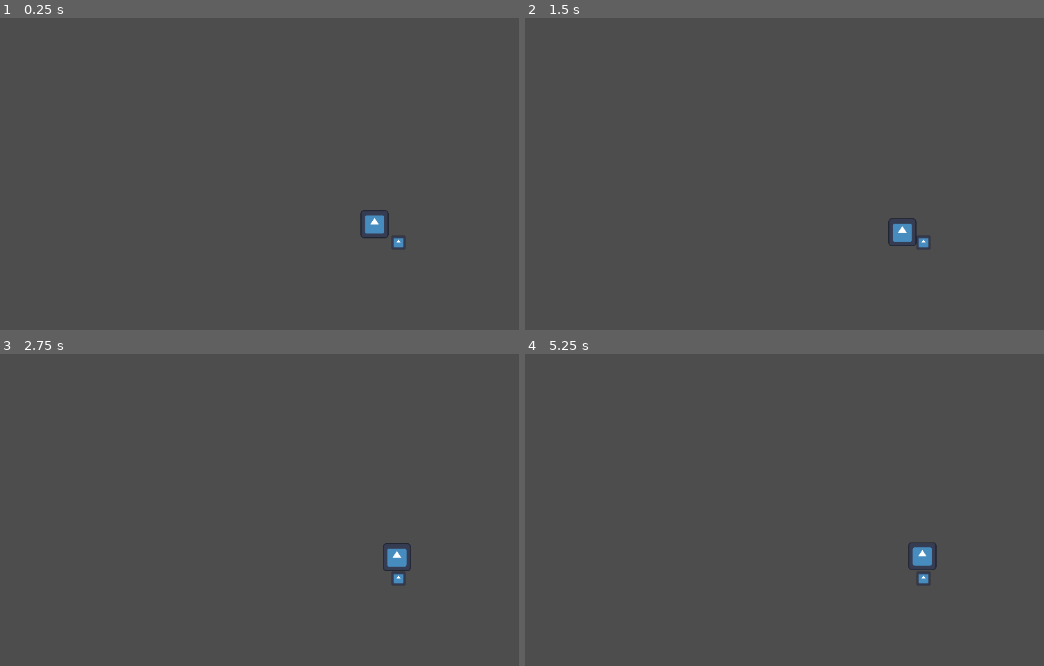
Above: before the commit, frames 1-4 (two rows, left to right).
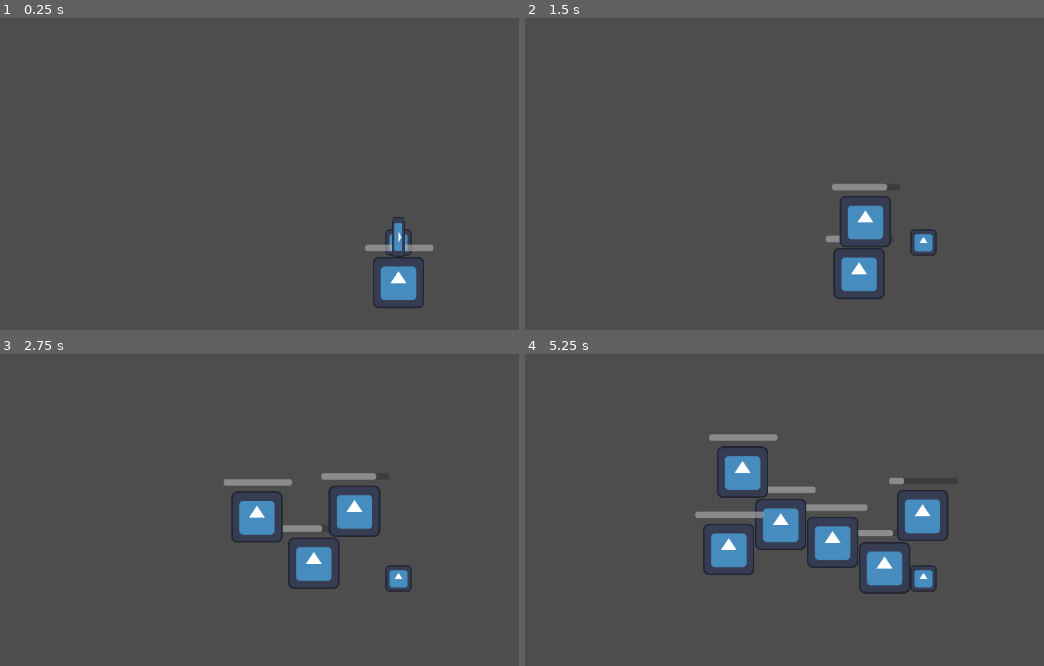
Above: after the commit, the same moments.

Repository: lostlp09/Survival-game
Game: Godot game, scene res://node_2d.tscn
The game is run twice, just before and just after one commit, with the same random seed, the same clock (stepped at 60 frames per second) and the same inputs. The engine's default icon, where the game draws it, is replaced by a stand-in: a white triangle on a blue panel in a dark square.
Inputs:
- Up to frame 1 (0.25 s): no input
- Up to frame 2 (1.5 s): tap Enter at 0.5 s; hold D (right) 0.53-1.28 s; tap Alt at 0.6 s; hold S (backwards) from 1.28 s (still down); tap Shift at 1.35 s
- Up to frame 3 (2.75 s): release S (backwards) at 2.03 s; hold D (right) from 2.03 s (still down); tap Alt at 2.1 s
- Up to frame 4 (5.25 s): release D (right) at 2.78 s; hold W (forward) 2.78-3.53 s; tap Shift at 2.85, 4.35 s; hold A (left) 3.53-5.03 s; tap Alt at 3.6, 5.1 s; hold S (backwards) from 5.03 s (still down)

The runs differ from the first frame. In frame 1, 1.8% of the frame differs, in the area x 69-84%, y 61-93%; in frame 2, 2.8%; in frame 3, 4.2%; in frame 4, 7.6%, in the area x 32-82%, y 25-77%.

Commit message:
you can shoot now
you can  shoot now and take the Xp from the Enemys

Diff:
--- a/survival/bulletscript.gd
+++ b/survival/bulletscript.gd
@@ -1,14 +1,14 @@
 extends Sprite2D
 @export var  Enemy =  0
-@onready var player =$"../Player"
-
+@onready var player =$"../../Player"
+var Xp = preload("res://xp.tscn")
 
 # Called every frame. 'delta' is the elapsed time since the previous frame.
 func _process(delta: float) -> void:
 
 	if Enemy != null:
 		var direction = (Enemy.position - self.position).normalized()
-		self.position += direction * 50
+		self.position += direction * 5
 		self.look_at(Enemy.position)
 
 
@@ -16,3 +16,12 @@
 func _on_area_2d_body_entered(body: Node2D) -> void:
 	if body == Enemy:
 		self.queue_free()
+
+		body.get_node("ProgressBar").value -= 20
+		if body.get_node("ProgressBar").value <= 0:
+
+			for i in range(0,randi_range(3,6)):
+				var clone = Xp.instantiate()
+				clone.position = body.position +Vector2(0,i * 2)
+				self.get_parent().add_child(clone)
+			body.queue_free()
--- a/survival/character_body_2d.gd
+++ b/survival/character_body_2d.gd
@@ -21,6 +21,5 @@
 		self.get_parent().add_child(clone)
 		Enemy = null
 	timer += delta
-
 	self.velocity = Vector2(Input.get_axis("left","right"),Input.get_axis("forward","backwards")).normalized() * 300
 	move_and_slide()
--- a/survival/enemy_1.gd
+++ b/survival/enemy_1.gd
@@ -1,8 +1,9 @@
 extends CharacterBody2D
 
 
-@onready var player =$"../Player"
+@onready var player =self.get_parent().get_node("Player")
 func _physics_process(delta: float) -> void:
+	print(self.position.distance_to(player.position))
 	var direction = (player.position - self.position).normalized()
-	self.velocity = direction * 300
+	self.velocity = direction * 150
 	move_and_slide()
--- /dev/null
+++ b/survival/infwave.gd
@@ -0,0 +1,14 @@
+extends Node2D
+
+signal call
+# Called when the node enters the scene tree for the first time.
+func _ready() -> void:
+
+	for i in range(0,20):
+		var clone= $Storage/Enemy1.duplicate()
+		clone.position = Vector2(0,8)
+		clone.process_mode = Node.PROCESS_MODE_INHERIT
+		self.add_child(clone)
+
+
+		await  get_tree().create_timer(1).timeout
--- a/survival/node_2d.tscn
+++ b/survival/node_2d.tscn
@@ -1,6 +1,7 @@
-[gd_scene load_steps=9 format=3 uid="uid://bu75n8ukwfj17"]
+[gd_scene load_steps=10 format=3 uid="uid://bu75n8ukwfj17"]
 
 [ext_resource type="Script" uid="uid://1sv668pfpmri" path="res://character_body_2d.gd" id="1_0e48y"]
+[ext_resource type="Script" uid="uid://pcgacjneyw44" path="res://infwave.gd" id="1_q6r6c"]
 [ext_resource type="Texture2D" uid="uid://bsh6xovnipca3" path="res://icon.svg" id="2_epypp"]
 [ext_resource type="Script" uid="uid://bcs747gd3l2bs" path="res://enemy_1.gd" id="3_epypp"]
 [ext_resource type="Script" uid="uid://cbb6xs3rgkp6n" path="res://bulletscript.gd" id="4_0hol4"]
@@ -8,16 +9,17 @@
 [sub_resource type="RectangleShape2D" id="RectangleShape2D_kdubu"]
 size = Vector2(128, 132.267)
 
+[sub_resource type="RectangleShape2D" id="RectangleShape2D_0hol4"]
+size = Vector2(129, 129)
+
 [sub_resource type="RectangleShape2D" id="RectangleShape2D_epypp"]
 size = Vector2(63.5, 65.5)
 
 [sub_resource type="RectangleShape2D" id="RectangleShape2D_q6r6c"]
 size = Vector2(310, 288.5)
 
-[sub_resource type="RectangleShape2D" id="RectangleShape2D_0hol4"]
-size = Vector2(129, 129)
-
 [node name="Node2D" type="Node2D"]
+script = ExtResource("1_q6r6c")
 
 [node name="Storage" type="Node2D" parent="."]
 visible = false
@@ -33,8 +35,29 @@
 
 [node name="CollisionShape2D" type="CollisionShape2D" parent="Storage/bullet/Area2D"]
 position = Vector2(0, 2.13335)
-scale = Vector2(1, 1)
 shape = SubResource("RectangleShape2D_kdubu")
+
+[node name="Enemy1" type="CharacterBody2D" parent="Storage"]
+process_mode = 4
+position = Vector2(-169, -130)
+collision_layer = 3
+collision_mask = 3
+script = ExtResource("3_epypp")
+
+[node name="Icon" type="Sprite2D" parent="Storage/Enemy1"]
+texture = ExtResource("2_epypp")
+
+[node name="CollisionShape2D" type="CollisionShape2D" parent="Storage/Enemy1"]
+position = Vector2(0.5, -0.5)
+shape = SubResource("RectangleShape2D_0hol4")
+
+[node name="ProgressBar" type="ProgressBar" parent="Storage/Enemy1"]
+offset_left = -83.0
+offset_top = -94.0
+offset_right = 87.0
+offset_bottom = -78.0
+value = 100.0
+show_percentage = false
 
 [node name="Player" type="CharacterBody2D" parent="."]
 script = ExtResource("1_0e48y")
@@ -44,7 +67,7 @@
 texture = ExtResource("2_epypp")
 
 [node name="Camera2D" type="Camera2D" parent="Player"]
-zoom = Vector2(0.315, 0.315)
+zoom = Vector2(0.58, 0.58)
 
 [node name="CollisionShape2D" type="CollisionShape2D" parent="Player"]
 position = Vector2(0, -0.75)
@@ -58,17 +81,4 @@
 scale = Vector2(6.26, 6.26)
 shape = SubResource("RectangleShape2D_q6r6c")
 
-[node name="Enemy1" type="CharacterBody2D" parent="."]
-position = Vector2(-169, -130)
-collision_layer = 3
-collision_mask = 3
-script = ExtResource("3_epypp")
-
-[node name="Icon" type="Sprite2D" parent="Enemy1"]
-texture = ExtResource("2_epypp")
-
-[node name="CollisionShape2D" type="CollisionShape2D" parent="Enemy1"]
-position = Vector2(0.5, -0.5)
-shape = SubResource("RectangleShape2D_0hol4")
-
 [connection signal="body_entered" from="Storage/bullet/Area2D" to="Storage/bullet" method="_on_area_2d_body_entered"]
--- /dev/null
+++ b/survival/xp.gd
@@ -0,0 +1,12 @@
+extends Node2D
+
+
+# Called when the node enters the scene tree for the first time.
+func _ready() -> void:
+	pass # Replace with function body.
+
+
+
+func _on_area_2d_body_entered(body: Node2D) -> void:
+	if body == self.get_parent().get_node("Player"):
+		self.queue_free()
--- /dev/null
+++ b/survival/xp.tscn
@@ -0,0 +1,25 @@
+[gd_scene load_steps=4 format=3 uid="uid://clfme101h8r00"]
+
+[ext_resource type="Script" uid="uid://2k3by17r2e67" path="res://xp.gd" id="1_1jxo8"]
+[ext_resource type="Texture2D" uid="uid://bsh6xovnipca3" path="res://icon.svg" id="1_kl4lw"]
+
+[sub_resource type="CircleShape2D" id="CircleShape2D_kl4lw"]
+radius = 2.23607
+
+[node name="Xp" type="Node2D"]
+scale = Vector2(0.46, 0.46)
+script = ExtResource("1_1jxo8")
+
+[node name="Sprite2D" type="Sprite2D" parent="."]
+position = Vector2(-0.12, -0.12)
+scale = Vector2(0.46, 0.46)
+texture = ExtResource("1_kl4lw")
+
+[node name="Area2D" type="Area2D" parent="."]
+scale = Vector2(0.46, 0.46)
+
+[node name="CollisionShape2D" type="CollisionShape2D" parent="Area2D"]
+scale = Vector2(0.46, 0.46)
+shape = SubResource("CircleShape2D_kl4lw")
+
+[connection signal="body_entered" from="Area2D" to="." method="_on_area_2d_body_entered"]
Not shown, added: survival/infwave.gd.uid
Not shown, added: survival/xp.gd.uid
